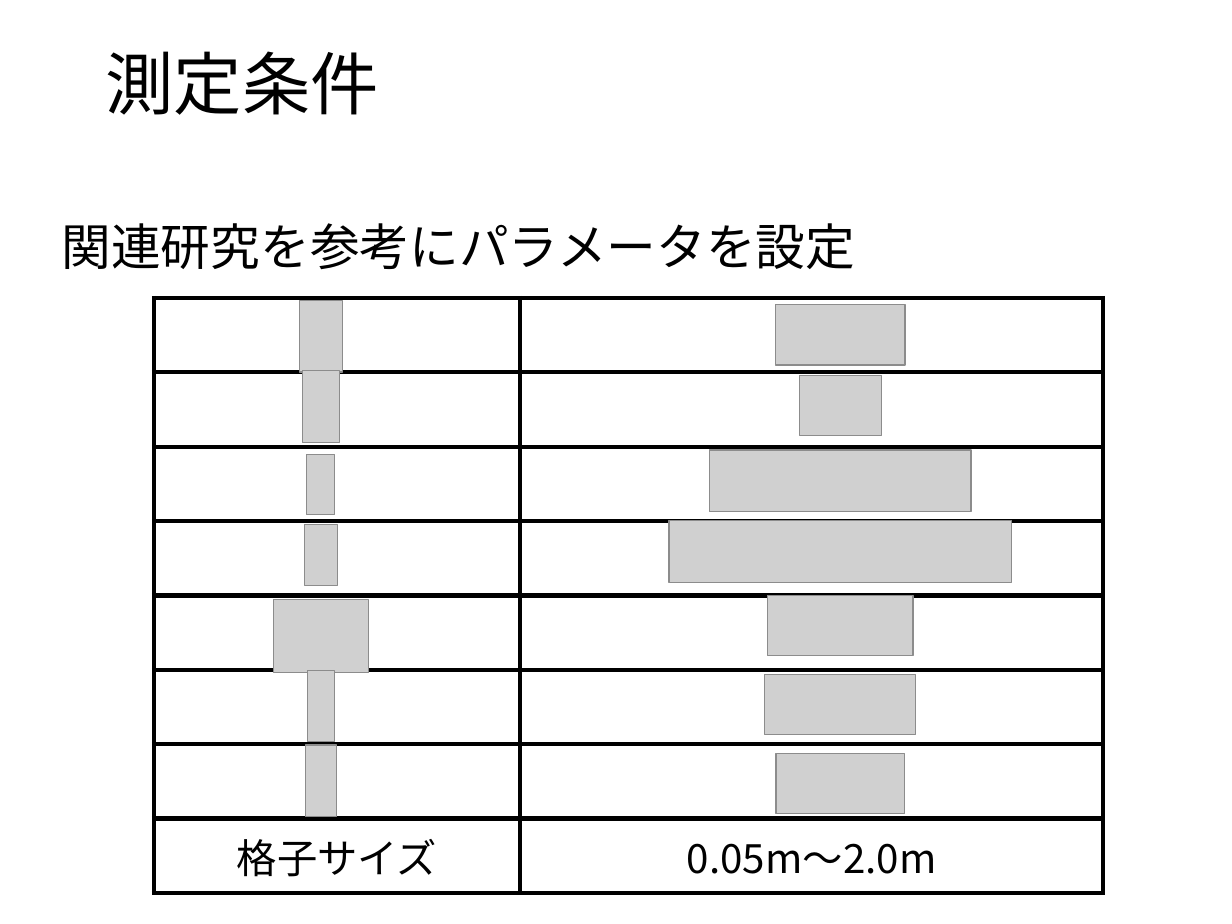
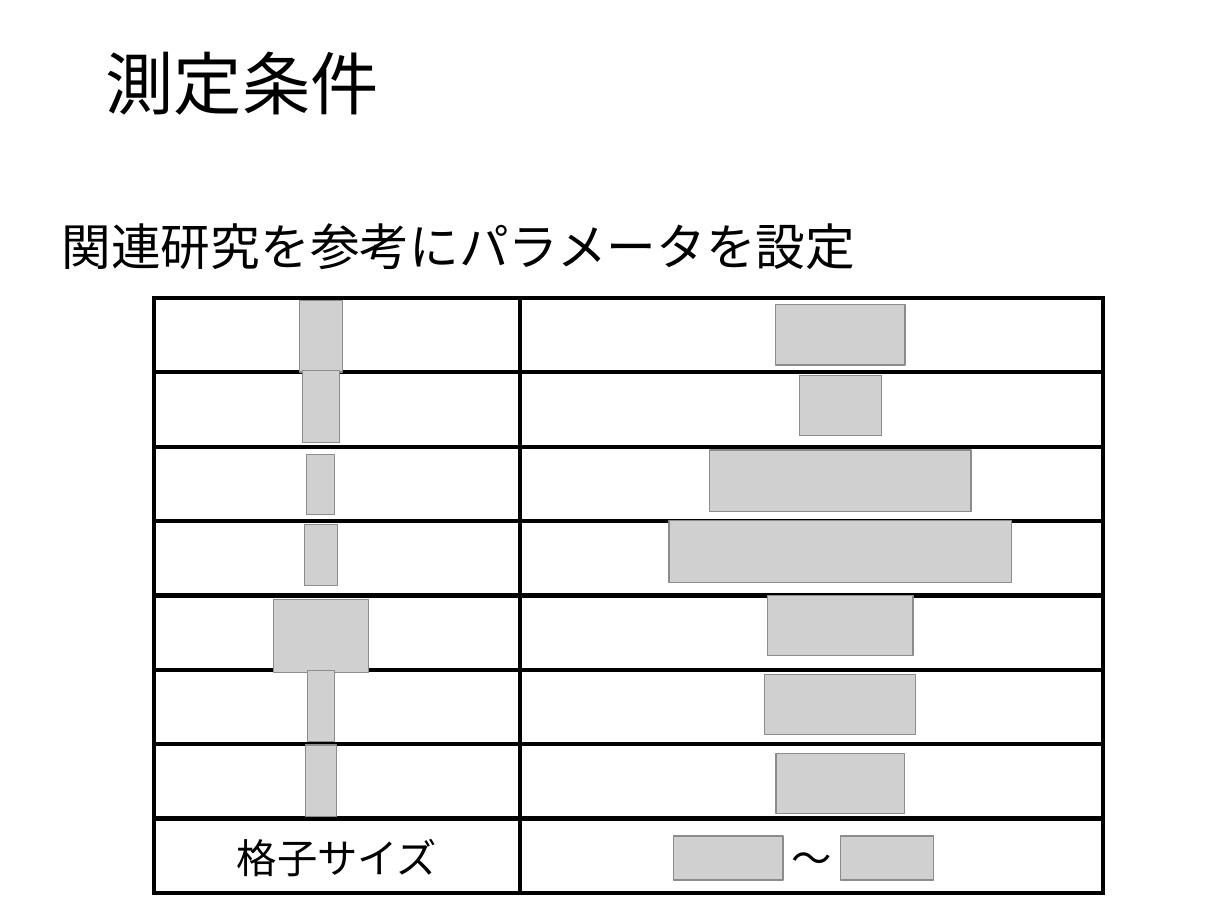
Before and after one commit to payao8810/shuron, a slide deck: slide 35 of slide.odp (slide 32 before the commit). Drawn at 1232x924 pixels with LibreOffice and Linux fonts; fonts in the diff are those of the drawing; grey boxes stand for pictures; background and template pictures are left out. Boxes give left, top, right and bottom in pixels: in the first picture for what was removed or moved away, otherwise in the second. Text is boxed around its words. In the diff, an @@ line names an element or a change of style, - is before the commit and + after.

```diff
--- a/slide.odp
+++ b/slide.odp
@@ table at (154, 298, 1105, 893) @@
-row 8, column 2: 0.05m〜2.0m
+row 8, column 2: 〜
@@ picture added at (673, 836, 783, 880) @@
@@ picture added at (841, 836, 934, 880) @@
```
Also in this commit, not shown: 7 other slides changed, 8 slides added, 1 slide removed.
